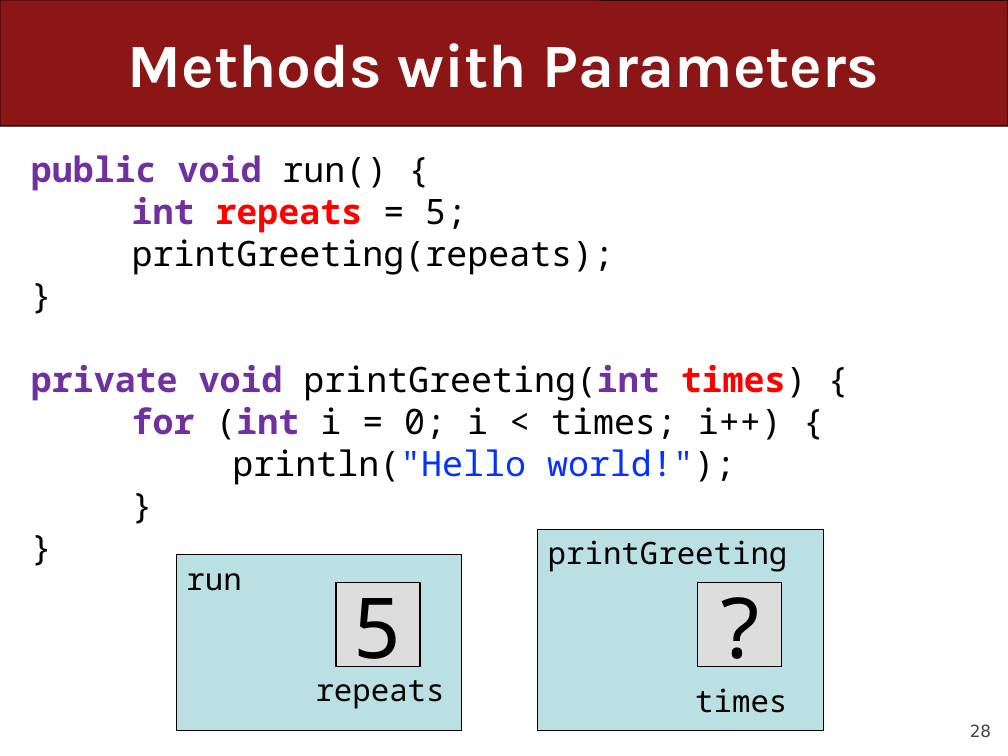
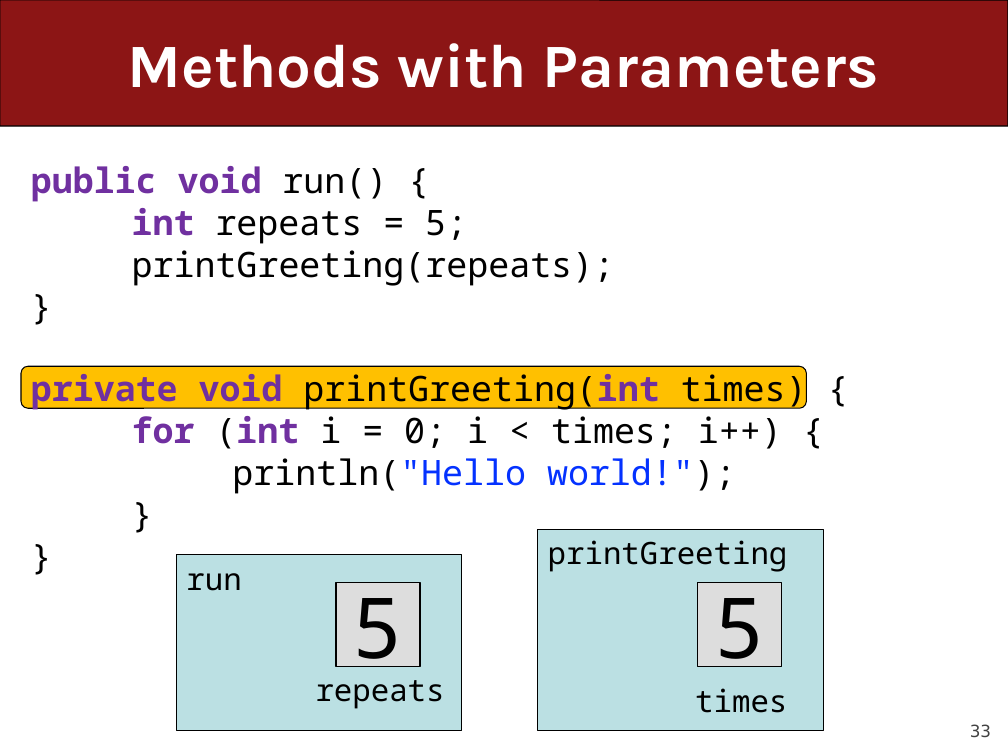
Before and after one commit to ckincaid17/cs106a-summer-2018, a slide deck: slide 33 of WWW/lectures/Lecture7/Lecture7.pptx (slide 28 before the commit). Drawn at 1008x756 pixels with LibreOffice and Linux fonts; fonts in the diff are those of the drawing. Boxes give left, top, right and bottom in pixels: in the first picture for what was removed or moved away, otherwise in the second. Text is boxed around its words. In the diff, an @@ line names an element or a change of style, - is before the commit and + after.

```diff
--- a/WWW/lectures/Lecture7/Lecture7.pptx
+++ b/WWW/lectures/Lecture7/Lecture7.pptx
@@ text at bbox=[31, 155, 615, 275]: paragraphs removed @@
-public void run() {
-int repeats = 5;
-printGreeting(repeats);
-}
@@ text added at bbox=[31, 166, 615, 286], 25 pt, text #000000 @@
+public void run() {
+int repeats = 5;
+printGreeting(repeats);
+}
@@ text "private void printGreeting(int times) {": place and size @@
-text "private void printGreeting(int times) {" at bbox=[31, 155, 807, 485]
+text "private void printGreeting(int times) {" at bbox=[31, 368, 807, 494]
@@ rounded rectangle added at bbox=[21, 366, 806, 408], fill #FFC000, outline #000000 0.75 pt @@
@@ text at bbox=[31, 368, 807, 411]: text colour #FF0000 to #000000, bold off in "times)" @@
@@ text in rectangle at bbox=[714, 582, 764, 667]: text changed @@
-?
+5
@@ page number at bbox=[970, 724, 991, 738]: text changed @@
-28
+33
```
Also in this commit, not shown: 24 other slides changed, 14 slides added, 8 slides removed, 3 other files.
